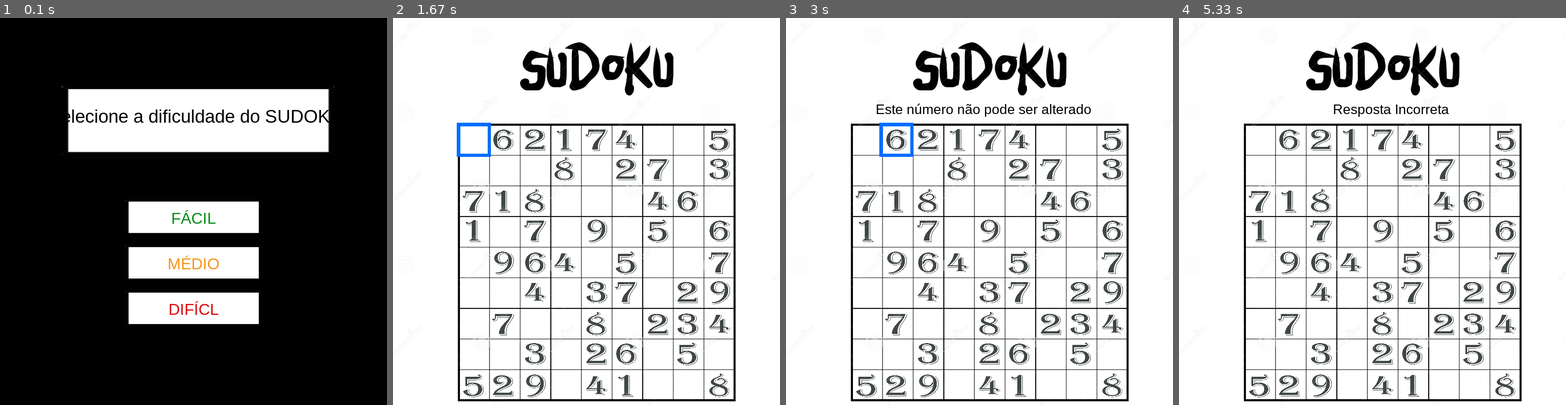
Above: before the commit, frames 1-4 (left to right).
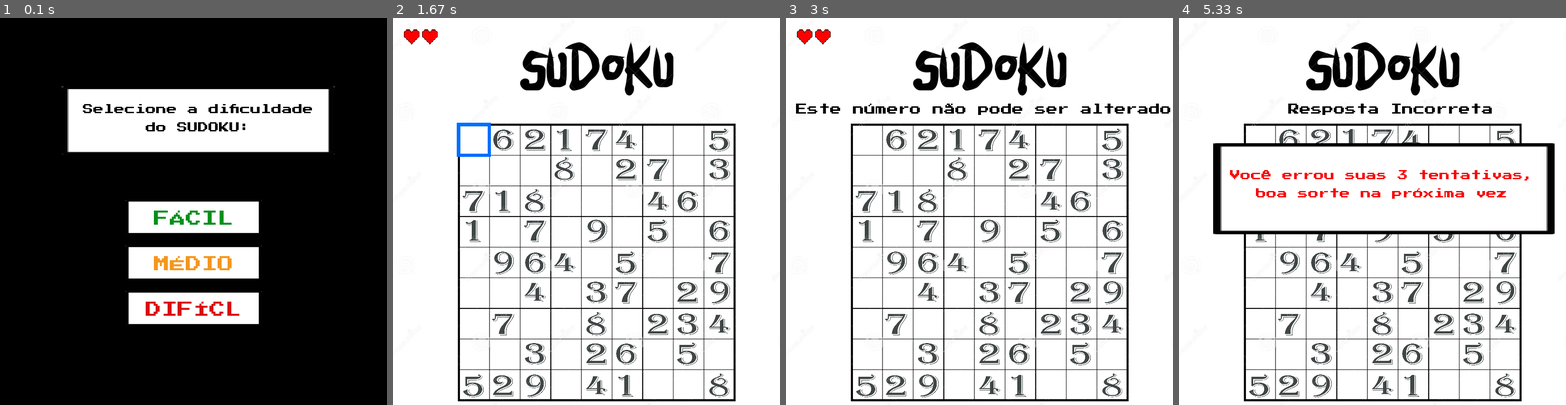
Above: after the commit, the same moments.

Repository: memdygu100/Sudoku-Pygame
Game: pygame game, started from main.py
Two runs of this game, one before a commit and one after it. Both use one fixed random seed, a clock stepped at 60 frames per second and the inputs below.
Inputs (mouse positions are in pixels of both pictures, inside the frame that each line leads up to):
- Up to frame 1 (0.1 s): no input
- Up to frame 2 (1.67 s): click (586, 211) at 0.38 s; tap Enter at 0.67 s; click (466, 153) at 1.27 s; move the mouse to (729, 346) at 1.6 s
- Up to frame 3 (3 s): click (1122, 346) at 1.9 s; move the mouse to (886, 134) at 2.33 s; click (886, 134) at 2.7 s
- Up to frame 4 (5.33 s): tap Enter at 3.2, 5.2 s; move the mouse to (1519, 358) at 4.17 s; click (1519, 358) at 4.62 s

The runs differ from the first frame. In frame 1, 2.9% of the frame differs, in the area x 16-87%, y 17-77%; in frame 2, 0.2%; in frame 3, 1.7%; in frame 4, 7.0%, in the area x 8-98%, y 22-56%.

Commit message:
Sistema de vidas

Diff:
--- a/main.py
+++ b/main.py
@@ -21,7 +21,7 @@
 
 
 text_color = (0, 0, 0)
-font = pygame.font.SysFont("Arial", 30)
+font = pygame.font.Font("Fonts/PressStart2P-Regular.ttf", 25)
 text = "Este número não pode ser alterado"
 text_surface = font.render(text, True, text_color)
 text_rect = text_surface.get_rect()
@@ -33,17 +33,19 @@
 text_2_rect.center = (465, 200)
 
 text_vitoria_color = (0, 0, 0)
-font_text_vitoria = pygame.font.SysFont("Arial", 25)
-text_vitoria = "Parabéns, você completou o sudoku em: "
-text_vitoria_surface = font_text_vitoria.render(text_vitoria, True, text_vitoria_color)
-text_vitoria_rect = text_vitoria_surface.get_rect()
-text_vitoria_rect.center = (posicao_x + 220, posicao_y + 30)
-
-text_time_font = pygame.font.SysFont("Arial", 80)
+font_text_vitoria = pygame.font.Font("Fonts/PressStart2P-Regular.ttf", 25)
+linha1 = "Parabéns,"
+linha2 = "você completou o sudoku em:"
+surface_linha1 = font_text_vitoria.render(linha1, True, text_vitoria_color)
+surface_linha2 = font_text_vitoria.render(linha2, True, text_vitoria_color)
+rect_linha1 = surface_linha1.get_rect(center=(posicao_x + 220, posicao_y + 20))
+rect_linha2 = surface_linha2.get_rect(center=(posicao_x + 220, posicao_y + 60))
+
+text_time_font = pygame.font.SysFont("Fonts/PressStart2P-Regular.ttf", 80)
 
 text_facil_color = (4, 143, 27)
 text_facil = "FÁCIL"
-font_text_facil = pygame.font.SysFont("Arial", 35)
+font_text_facil = pygame.font.Font("Fonts/PressStart2P-Regular.ttf", 35)
 text_facil_surface = font_text_facil.render(text_facil, True, text_facil_color)
 text_facil_rect = text_facil_surface.get_rect()
 text_facil_rect.center = (425, 440)
@@ -60,15 +62,23 @@
 text_dificil_rect = text_dificil_surface.get_rect()
 text_dificil_rect.center = (425, 640)
 
+text_boas_vindas_1 = "Selecione a dificuldade"
+text_boas_vindas_2 = "do SUDOKU:"
+font_text_boas_vindas = pygame.font.Font("Fonts/PressStart2P-Regular.ttf", 23)
 text_boas_vindas_color = (0, 0, 0)
-text_boas_vindas = "Selecione a dificuldade do SUDOKU"
-font_text_boas_vindas = pygame.font.SysFont("Arial", 40)
-text_boas_vindas_surface = font_text_boas_vindas.render(text_boas_vindas, True, text_boas_vindas_color)
-text_boas_vindas_rect = text_boas_vindas_surface.get_rect()
-text_boas_vindas_rect.center = (430, 215)
-
-
-
+text_boas_vindas_1_surface = font_text_boas_vindas.render(text_boas_vindas_1, True, text_boas_vindas_color)
+text_boas_vindas_2_surface = font_text_boas_vindas.render(text_boas_vindas_2, True, text_boas_vindas_color)
+text_boas_vindas_1_rect = text_boas_vindas_1_surface.get_rect(center=(435, 200))
+text_boas_vindas_2_rect = text_boas_vindas_2_surface.get_rect(center=(435, 240))
+
+text_derrota_1 = "Você errou suas 3 tentativas,"
+text_derrota_2 = "boa sorte na próxima vez"
+font_text_derrota = pygame.font.Font("Fonts/PressStart2P-Regular.ttf", 23)
+text_derrota_color = (247, 5, 5)
+text_derrota_1_surface = font_text_derrota.render(text_derrota_1, True, text_derrota_color)
+text_derrota_2_surface = font_text_derrota.render(text_derrota_2, True, text_derrota_color)
+text_derrota_1_rect = text_derrota_1_surface.get_rect(center=(posicao_x + 220, posicao_y + 20))
+text_derrota_2_rect = text_derrota_2_surface.get_rect(center=(posicao_x + 220, posicao_y + 60))
 
 numeros_removidos = 0
 
@@ -93,6 +103,11 @@
 apagar_matriz = False
 
 var_aux = 10
+
+vidas = 3
+def desenhar_vidas_sprite(janela, vidas, coracao):
+    for i in range(vidas):
+        janela.blit(coracao, (20 + i * 40, 20))
 
 imagem_fundo = pygame.image.load("Assets/Tabuleiro.png")
 numero_1 = pygame.image.load("Assets/Numero_1-Photoroom.jpg")
@@ -114,13 +129,18 @@
 numero_9 = pygame.image.load("Assets/Numero_9-Photoroom.jpg")
 numero_9 = pygame.transform.scale(numero_9, (55, 55))
 janela_fundo_vitoria = pygame.image.load("Assets/Janela Fundo Vitoria.jpg")
-janela_fundo_vitoria = pygame.transform.scale(janela_fundo_vitoria, (450, 200))
+janela_fundo_vitoria = pygame.transform.scale(janela_fundo_vitoria, (750, 200))
 botao_fundo_menu = pygame.image.load("Assets/Janela Fundo Vitoria.jpg")
 botao_fundo_menu = pygame.transform.scale(janela_fundo_vitoria, (300, 75))
 quadrado_menu = pygame.image.load("Assets/Janela Fundo Vitoria.jpg")
 quadrado_menu = pygame.transform.scale(janela_fundo_vitoria, (600, 150))
 quadrado_selecao = pygame.image.load("Assets/New Piskel (1).png")
 quadrado_selecao = pygame.transform.scale(quadrado_selecao, (75, 75))
+coracao = pygame.image.load("Assets/Coração.png").convert_alpha()
+coracao = pygame.transform.scale(coracao, (40, 40))
+
+
+
 
 Sudoku_playground = [[0 for _ in range(9)] for _ in range(9)]
 
@@ -238,6 +258,8 @@
                         else:
                             print("Sudoku Incompleto")
                             sudoku_correto = False
+                            vidas -= 1
+                            print(vidas)
                         precisa_redesenhar = True
 
             tempo_atual = time.time()
@@ -250,6 +272,7 @@
 
 
             janela.blit(imagem_fundo, (0, 0))
+            desenhar_vidas_sprite(janela, vidas, coracao)
 
             numero_imagens = {
                 1: numero_1,
@@ -273,22 +296,29 @@
                     janela.blit(text_2_surface, text_2_rect)
                     sudoku_correto = None
                 elif sudoku_correto is True:
-                    janela.blit(janela_fundo_vitoria, (posicao_x, posicao_y))
-                    janela.blit(text_vitoria_surface, text_vitoria_rect)
+                    janela.blit(janela_fundo_vitoria, (posicao_x - 150 , posicao_y - 25))
+                    janela.blit(surface_linha1, rect_linha1)
+                    janela.blit(surface_linha2, rect_linha2)
                     text_time = f"{minutos:02d}:{segundos:02d}"
                     text_time_surface = text_time_font.render(text_time, True, text_color)
                     text_time_rect = text_time_surface.get_rect()
                     text_time_rect.center = (posicao_x + 220, posicao_y + 110)
                     janela.blit(text_time_surface, text_time_rect)
                     jogo_finalizado = True
-                if pressionado:
+                if pressionado and Sudoku_playground[linha_selecionada][coluna_selecionada] != numeros_bloqueados[linha_selecionada][coluna_selecionada] :
                     janela.blit(quadrado_selecao, (Matrizes.posicoes_x[coluna_selecionada] - 10, Matrizes.posicoes_y[linha_selecionada] - 10))
-
+                if vidas <= 0:
+                    janela.blit(janela_fundo_vitoria, (posicao_x - 150, posicao_y - 50))
+                    janela.blit(text_derrota_1_surface, text_derrota_1_rect)
+                    janela.blit(text_derrota_2_surface, text_derrota_2_rect)
+                    jogo_finalizado = True
                 pygame.display.update()
                 precisa_redesenhar = False
                 pressionado = False
+
         else:
             menu = pygame.display.set_mode((x, y))
+            posicao_click_x, posicao_click_y = pygame.mouse.get_pos()
             janela.blit(botao_fundo_menu,(275, 400))
             janela.blit(botao_fundo_menu, (275, 500))
             janela.blit(botao_fundo_menu, (275, 600))
@@ -296,8 +326,8 @@
             janela.blit(text_facil_surface, text_facil_rect)
             janela.blit(text_medio_surface, text_medio_rect)
             janela.blit(text_dificil_surface,text_dificil_rect)
-            janela.blit(text_boas_vindas_surface, text_boas_vindas_rect)
-            posicao_click_x, posicao_click_y = pygame.mouse.get_pos()
+            janela.blit(text_boas_vindas_1_surface, text_boas_vindas_1_rect)
+            janela.blit(text_boas_vindas_2_surface, text_boas_vindas_2_rect)
             if 280 < posicao_click_x < 570:
                 if  400 < posicao_click_y < 480:
                     #facil
@@ -315,6 +345,4 @@
                     jogo_rodando = True
                     apagar_matriz = True
             pygame.display.update()
-
-# teste
     clock.tick(60)
Binary file added: Assets/Coração.png
Binary file added: Fonts/PressStart2P-Regular.ttf
